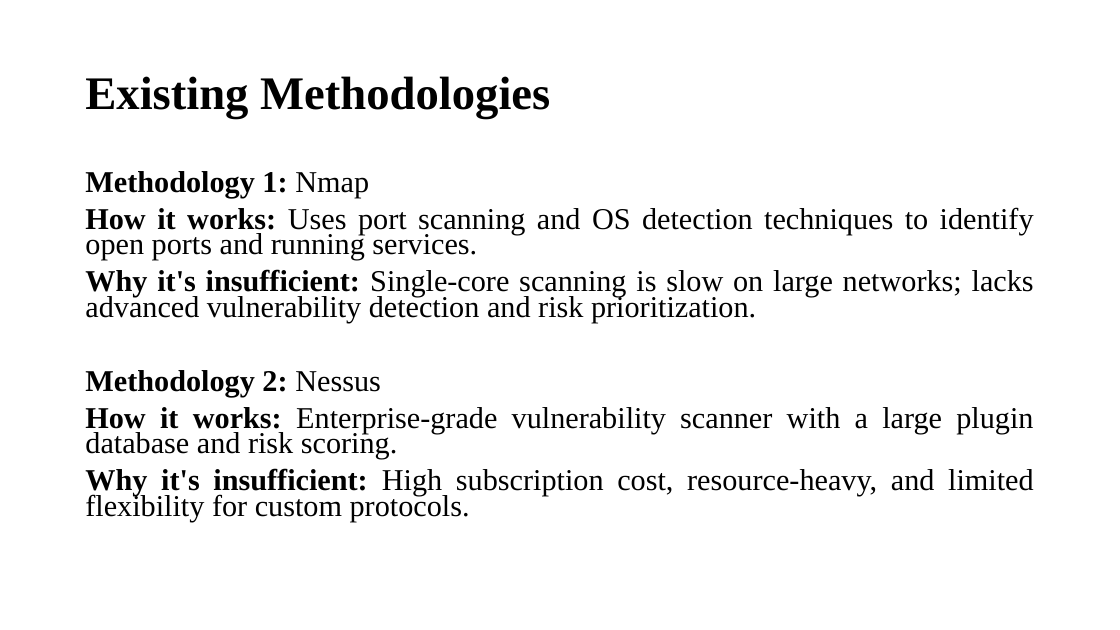
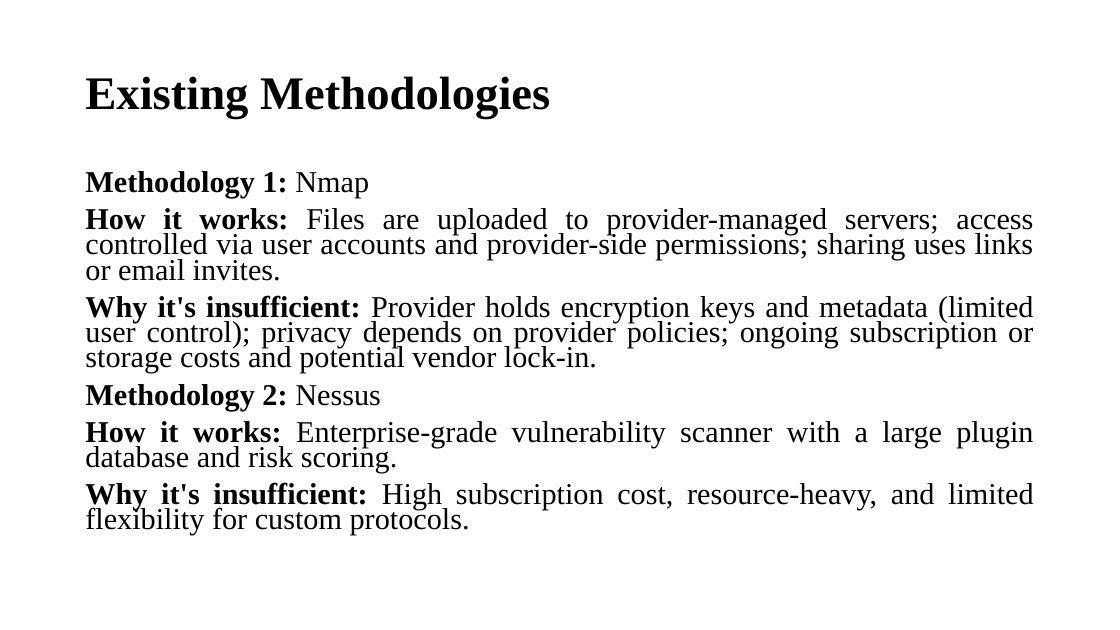
Before and after one commit to nazeer77718/securecloud-sharing-system, a slide deck: slide 16 of Stage-1_Project_Review-2.pptx. Drawn at 1120x630 pixels with LibreOffice and Linux fonts; fonts in the diff are those of the drawing. Boxes give left, top, right and bottom in pixels: in the first picture for what was removed or moved away, otherwise in the second. Text is boxed around its words. In the diff, an @@ line names an element or a change of style, - is before the commit and + after.

```diff
--- a/Stage-1_Project_Review-2.pptx
+++ b/Stage-1_Project_Review-2.pptx
@@ text at box(85, 208, 1034, 373): text changed @@
-How it works: Uses port scanning and OS detection techniques to identify open ports and running services.
-Why it's insufficient: Single-core scanning is slow on large networks; lacks advanced vulnerability detection and risk prioritization.
+How it works: Files are uploaded to provider-managed servers; access controlled via user accounts and provider-side permissions; sharing uses links or email invites.
+Why it's insufficient: Provider holds encryption keys and metadata (limited user control); privacy depends on provider policies; ongoing subscription or storage costs and potential vendor lock-in.
```
Also in this commit, not shown: 4 other slides changed, 2 other files.
